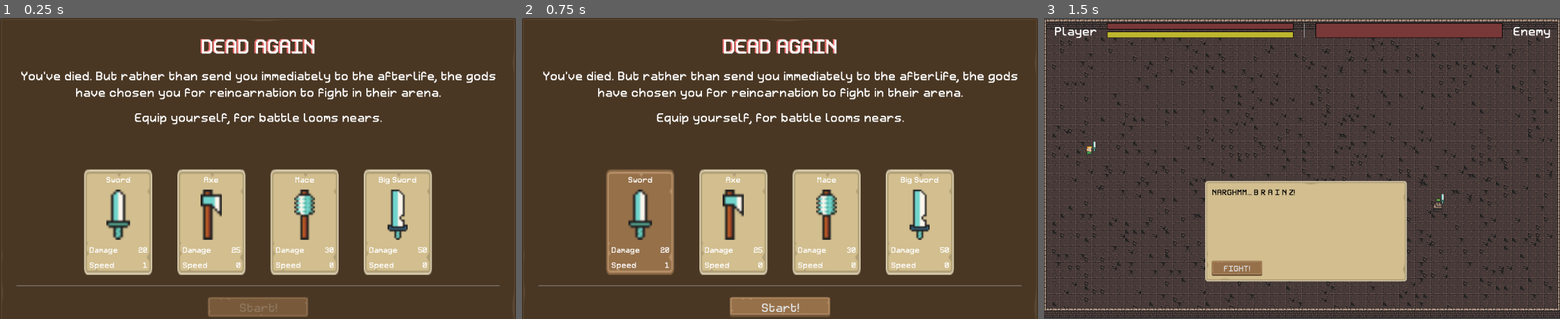
Above: before the commit, frames 1-3 (left to right).
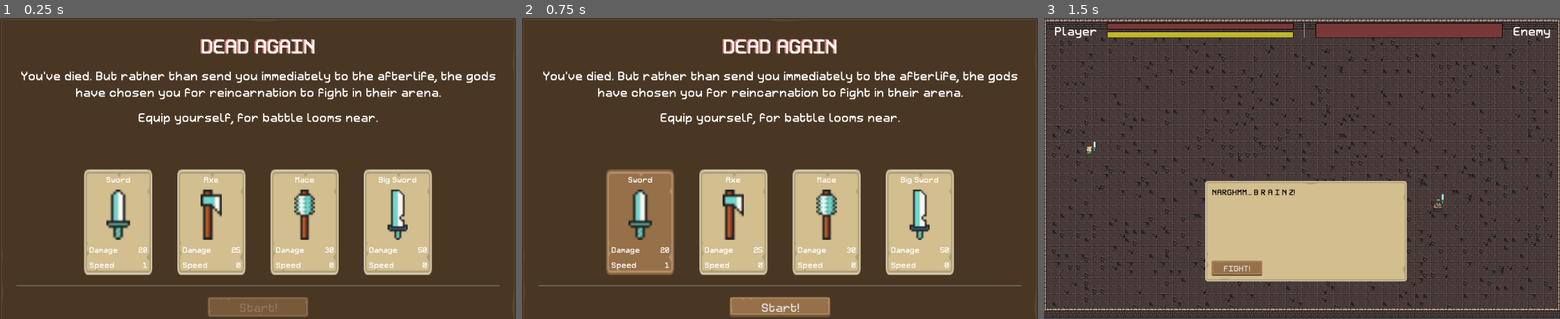
Above: after the commit, the same moments.

Repository: josephmbustamante/ludum-dare-45
Game: Godot game, scene res://Scenes/WeaponPickerScreen.tscn
Two runs of this game, one before a commit and one after it. Both use one fixed random seed, a clock stepped at 60 frames per second and the inputs below.
Inputs (mouse positions are in pixels of both pictures, inside the frame that each line leads up to):
- Up to frame 1 (0.25 s): no input
- Up to frame 2 (0.75 s): tap Enter at 0.5 s; move the mouse to (640, 222) at 0.52 s; hold Right (right) from 0.53 s (still down); click (640, 222) at 0.6 s
- Up to frame 3 (1.5 s): release Right (right) at 1.25 s; click "Start!" at 1.25 s

The runs differ from the first frame. In frame 1, 0.8% of the frame differs, in the area x 26-74%, y 31-36%; in frame 2, 0.8%; in frame 3, nothing differs.

Commit message:
Make dead enemies not collide

Diff:
--- a/Scenes/Enemies/BigDemon.tscn
+++ b/Scenes/Enemies/BigDemon.tscn
@@ -1,14 +1,14 @@
 [gd_scene load_steps=14 format=2]
 
 [ext_resource path="res://Scripts/Enemy.gd" type="Script" id=1]
-[ext_resource path="res://Assets/Sprites/big_demon_run_anim_f0.png" type="Texture" id=2]
-[ext_resource path="res://Assets/Sprites/big_demon_run_anim_f1.png" type="Texture" id=3]
-[ext_resource path="res://Assets/Sprites/big_demon_run_anim_f2.png" type="Texture" id=4]
-[ext_resource path="res://Assets/Sprites/big_demon_run_anim_f3.png" type="Texture" id=5]
-[ext_resource path="res://Assets/Sprites/big_demon_idle_anim_f0.png" type="Texture" id=6]
-[ext_resource path="res://Assets/Sprites/big_demon_idle_anim_f1.png" type="Texture" id=7]
-[ext_resource path="res://Assets/Sprites/big_demon_idle_anim_f2.png" type="Texture" id=8]
-[ext_resource path="res://Assets/Sprites/big_demon_idle_anim_f3.png" type="Texture" id=9]
+[ext_resource path="res://Assets/Sprites/big_demon_idle_anim_f0.png" type="Texture" id=2]
+[ext_resource path="res://Assets/Sprites/big_demon_idle_anim_f1.png" type="Texture" id=3]
+[ext_resource path="res://Assets/Sprites/big_demon_idle_anim_f2.png" type="Texture" id=4]
+[ext_resource path="res://Assets/Sprites/big_demon_idle_anim_f3.png" type="Texture" id=5]
+[ext_resource path="res://Assets/Sprites/big_demon_run_anim_f0.png" type="Texture" id=6]
+[ext_resource path="res://Assets/Sprites/big_demon_run_anim_f1.png" type="Texture" id=7]
+[ext_resource path="res://Assets/Sprites/big_demon_run_anim_f2.png" type="Texture" id=8]
+[ext_resource path="res://Assets/Sprites/big_demon_run_anim_f3.png" type="Texture" id=9]
 [ext_resource path="res://Scenes/Weapon.tscn" type="PackedScene" id=10]
 [ext_resource path="res://Resources/HitAnimation.tres" type="Animation" id=11]
 
@@ -16,12 +16,12 @@
 animations = [ {
 "frames": [ ExtResource( 2 ), ExtResource( 3 ), ExtResource( 4 ), ExtResource( 5 ) ],
 "loop": true,
-"name": "run",
+"name": "idle",
 "speed": 12.0
 }, {
 "frames": [ ExtResource( 6 ), ExtResource( 7 ), ExtResource( 8 ), ExtResource( 9 ) ],
 "loop": true,
-"name": "idle",
+"name": "run",
 "speed": 12.0
 } ]
 
--- a/Scenes/Enemies/BigZombie.tscn
+++ b/Scenes/Enemies/BigZombie.tscn
@@ -1,14 +1,14 @@
 [gd_scene load_steps=14 format=2]
 
 [ext_resource path="res://Scripts/Enemy.gd" type="Script" id=1]
-[ext_resource path="res://Assets/Sprites/big_zombie_run_anim_f0.png" type="Texture" id=2]
-[ext_resource path="res://Assets/Sprites/big_zombie_run_anim_f1.png" type="Texture" id=3]
-[ext_resource path="res://Assets/Sprites/big_zombie_run_anim_f2.png" type="Texture" id=4]
-[ext_resource path="res://Assets/Sprites/big_zombie_run_anim_f3.png" type="Texture" id=5]
-[ext_resource path="res://Assets/Sprites/big_zombie_idle_anim_f0.png" type="Texture" id=6]
-[ext_resource path="res://Assets/Sprites/big_zombie_idle_anim_f1.png" type="Texture" id=7]
-[ext_resource path="res://Assets/Sprites/big_zombie_idle_anim_f2.png" type="Texture" id=8]
-[ext_resource path="res://Assets/Sprites/big_zombie_idle_anim_f3.png" type="Texture" id=9]
+[ext_resource path="res://Assets/Sprites/big_zombie_idle_anim_f0.png" type="Texture" id=2]
+[ext_resource path="res://Assets/Sprites/big_zombie_idle_anim_f1.png" type="Texture" id=3]
+[ext_resource path="res://Assets/Sprites/big_zombie_idle_anim_f2.png" type="Texture" id=4]
+[ext_resource path="res://Assets/Sprites/big_zombie_idle_anim_f3.png" type="Texture" id=5]
+[ext_resource path="res://Assets/Sprites/big_zombie_run_anim_f0.png" type="Texture" id=6]
+[ext_resource path="res://Assets/Sprites/big_zombie_run_anim_f1.png" type="Texture" id=7]
+[ext_resource path="res://Assets/Sprites/big_zombie_run_anim_f2.png" type="Texture" id=8]
+[ext_resource path="res://Assets/Sprites/big_zombie_run_anim_f3.png" type="Texture" id=9]
 [ext_resource path="res://Scenes/Weapon.tscn" type="PackedScene" id=10]
 [ext_resource path="res://Resources/HitAnimation.tres" type="Animation" id=11]
 
@@ -16,12 +16,12 @@
 animations = [ {
 "frames": [ ExtResource( 2 ), ExtResource( 3 ), ExtResource( 4 ), ExtResource( 5 ) ],
 "loop": true,
-"name": "run",
+"name": "idle",
 "speed": 12.0
 }, {
 "frames": [ ExtResource( 6 ), ExtResource( 7 ), ExtResource( 8 ), ExtResource( 9 ) ],
 "loop": true,
-"name": "idle",
+"name": "run",
 "speed": 12.0
 } ]
 
--- a/Scenes/Enemies/Imp.tscn
+++ b/Scenes/Enemies/Imp.tscn
@@ -1,14 +1,14 @@
 [gd_scene load_steps=14 format=2]
 
 [ext_resource path="res://Scripts/Enemy.gd" type="Script" id=1]
-[ext_resource path="res://Assets/Sprites/imp_run_anim_f0.png" type="Texture" id=2]
-[ext_resource path="res://Assets/Sprites/imp_run_anim_f1.png" type="Texture" id=3]
-[ext_resource path="res://Assets/Sprites/imp_run_anim_f2.png" type="Texture" id=4]
-[ext_resource path="res://Assets/Sprites/imp_run_anim_f3.png" type="Texture" id=5]
-[ext_resource path="res://Assets/Sprites/imp_idle_anim_f0.png" type="Texture" id=6]
-[ext_resource path="res://Assets/Sprites/imp_idle_anim_f1.png" type="Texture" id=7]
-[ext_resource path="res://Assets/Sprites/imp_idle_anim_f2.png" type="Texture" id=8]
-[ext_resource path="res://Assets/Sprites/imp_idle_anim_f3.png" type="Texture" id=9]
+[ext_resource path="res://Assets/Sprites/imp_idle_anim_f0.png" type="Texture" id=2]
+[ext_resource path="res://Assets/Sprites/imp_idle_anim_f1.png" type="Texture" id=3]
+[ext_resource path="res://Assets/Sprites/imp_idle_anim_f2.png" type="Texture" id=4]
+[ext_resource path="res://Assets/Sprites/imp_idle_anim_f3.png" type="Texture" id=5]
+[ext_resource path="res://Assets/Sprites/imp_run_anim_f0.png" type="Texture" id=6]
+[ext_resource path="res://Assets/Sprites/imp_run_anim_f1.png" type="Texture" id=7]
+[ext_resource path="res://Assets/Sprites/imp_run_anim_f2.png" type="Texture" id=8]
+[ext_resource path="res://Assets/Sprites/imp_run_anim_f3.png" type="Texture" id=9]
 [ext_resource path="res://Scenes/Weapon.tscn" type="PackedScene" id=10]
 [ext_resource path="res://Resources/HitAnimation.tres" type="Animation" id=11]
 
@@ -16,12 +16,12 @@
 animations = [ {
 "frames": [ ExtResource( 2 ), ExtResource( 3 ), ExtResource( 4 ), ExtResource( 5 ) ],
 "loop": true,
-"name": "run",
+"name": "idle",
 "speed": 12.0
 }, {
 "frames": [ ExtResource( 6 ), ExtResource( 7 ), ExtResource( 8 ), ExtResource( 9 ) ],
 "loop": true,
-"name": "idle",
+"name": "run",
 "speed": 12.0
 } ]
 
--- a/Scenes/Enemies/Ogre.tscn
+++ b/Scenes/Enemies/Ogre.tscn
@@ -1,14 +1,14 @@
 [gd_scene load_steps=14 format=2]
 
 [ext_resource path="res://Scripts/Enemy.gd" type="Script" id=1]
-[ext_resource path="res://Assets/Sprites/ogre_run_anim_f0.png" type="Texture" id=2]
-[ext_resource path="res://Assets/Sprites/ogre_run_anim_f1.png" type="Texture" id=3]
-[ext_resource path="res://Assets/Sprites/ogre_run_anim_f2.png" type="Texture" id=4]
-[ext_resource path="res://Assets/Sprites/ogre_run_anim_f3.png" type="Texture" id=5]
-[ext_resource path="res://Assets/Sprites/ogre_idle_anim_f0.png" type="Texture" id=6]
-[ext_resource path="res://Assets/Sprites/ogre_idle_anim_f1.png" type="Texture" id=7]
-[ext_resource path="res://Assets/Sprites/ogre_idle_anim_f2.png" type="Texture" id=8]
-[ext_resource path="res://Assets/Sprites/ogre_idle_anim_f3.png" type="Texture" id=9]
+[ext_resource path="res://Assets/Sprites/ogre_idle_anim_f0.png" type="Texture" id=2]
+[ext_resource path="res://Assets/Sprites/ogre_idle_anim_f1.png" type="Texture" id=3]
+[ext_resource path="res://Assets/Sprites/ogre_idle_anim_f2.png" type="Texture" id=4]
+[ext_resource path="res://Assets/Sprites/ogre_idle_anim_f3.png" type="Texture" id=5]
+[ext_resource path="res://Assets/Sprites/ogre_run_anim_f0.png" type="Texture" id=6]
+[ext_resource path="res://Assets/Sprites/ogre_run_anim_f1.png" type="Texture" id=7]
+[ext_resource path="res://Assets/Sprites/ogre_run_anim_f2.png" type="Texture" id=8]
+[ext_resource path="res://Assets/Sprites/ogre_run_anim_f3.png" type="Texture" id=9]
 [ext_resource path="res://Scenes/Weapon.tscn" type="PackedScene" id=10]
 [ext_resource path="res://Resources/HitAnimation.tres" type="Animation" id=11]
 
@@ -16,12 +16,12 @@
 animations = [ {
 "frames": [ ExtResource( 2 ), ExtResource( 3 ), ExtResource( 4 ), ExtResource( 5 ) ],
 "loop": true,
-"name": "run",
+"name": "idle",
 "speed": 12.0
 }, {
 "frames": [ ExtResource( 6 ), ExtResource( 7 ), ExtResource( 8 ), ExtResource( 9 ) ],
 "loop": true,
-"name": "idle",
+"name": "run",
 "speed": 12.0
 } ]
 
--- a/Scenes/Enemies/Wizard.tscn
+++ b/Scenes/Enemies/Wizard.tscn
@@ -1,14 +1,14 @@
 [gd_scene load_steps=14 format=2]
 
 [ext_resource path="res://Scripts/Enemy.gd" type="Script" id=1]
-[ext_resource path="res://Assets/Sprites/wizzard_m_run_anim_f0.png" type="Texture" id=2]
-[ext_resource path="res://Assets/Sprites/wizzard_m_run_anim_f1.png" type="Texture" id=3]
-[ext_resource path="res://Assets/Sprites/wizzard_m_run_anim_f2.png" type="Texture" id=4]
-[ext_resource path="res://Assets/Sprites/wizzard_m_run_anim_f3.png" type="Texture" id=5]
-[ext_resource path="res://Assets/Sprites/wizzard_m_idle_anim_f0.png" type="Texture" id=6]
-[ext_resource path="res://Assets/Sprites/wizzard_m_idle_anim_f1.png" type="Texture" id=7]
-[ext_resource path="res://Assets/Sprites/wizzard_m_idle_anim_f2.png" type="Texture" id=8]
-[ext_resource path="res://Assets/Sprites/wizzard_m_idle_anim_f3.png" type="Texture" id=9]
+[ext_resource path="res://Assets/Sprites/wizzard_m_idle_anim_f0.png" type="Texture" id=2]
+[ext_resource path="res://Assets/Sprites/wizzard_m_idle_anim_f1.png" type="Texture" id=3]
+[ext_resource path="res://Assets/Sprites/wizzard_m_idle_anim_f2.png" type="Texture" id=4]
+[ext_resource path="res://Assets/Sprites/wizzard_m_idle_anim_f3.png" type="Texture" id=5]
+[ext_resource path="res://Assets/Sprites/wizzard_m_run_anim_f0.png" type="Texture" id=6]
+[ext_resource path="res://Assets/Sprites/wizzard_m_run_anim_f1.png" type="Texture" id=7]
+[ext_resource path="res://Assets/Sprites/wizzard_m_run_anim_f2.png" type="Texture" id=8]
+[ext_resource path="res://Assets/Sprites/wizzard_m_run_anim_f3.png" type="Texture" id=9]
 [ext_resource path="res://Scenes/Weapon.tscn" type="PackedScene" id=10]
 [ext_resource path="res://Resources/HitAnimation.tres" type="Animation" id=11]
 
@@ -16,12 +16,12 @@
 animations = [ {
 "frames": [ ExtResource( 2 ), ExtResource( 3 ), ExtResource( 4 ), ExtResource( 5 ) ],
 "loop": true,
-"name": "run",
+"name": "idle",
 "speed": 12.0
 }, {
 "frames": [ ExtResource( 6 ), ExtResource( 7 ), ExtResource( 8 ), ExtResource( 9 ) ],
 "loop": true,
-"name": "idle",
+"name": "run",
 "speed": 12.0
 } ]
 
--- a/Scenes/Main.tscn
+++ b/Scenes/Main.tscn
@@ -16,6 +16,7 @@
 current = true
 
 [node name="Ground" type="TileMap" parent="."]
+z_index = -1
 tile_set = ExtResource( 2 )
 cell_size = Vector2( 16, 16 )
 format = 1
--- a/Scenes/Player.tscn
+++ b/Scenes/Player.tscn
@@ -1,11 +1,11 @@
 [gd_scene load_steps=17 format=2]
 
 [ext_resource path="res://Scripts/Player.gd" type="Script" id=1]
-[ext_resource path="res://Assets/Sprites/elf_m_idle_anim_f0.png" type="Texture" id=2]
-[ext_resource path="res://Assets/Sprites/elf_m_idle_anim_f1.png" type="Texture" id=3]
-[ext_resource path="res://Assets/Sprites/elf_m_idle_anim_f2.png" type="Texture" id=4]
-[ext_resource path="res://Assets/Sprites/elf_m_idle_anim_f3.png" type="Texture" id=5]
-[ext_resource path="res://Assets/Sprites/elf_m_run_anim_f0.png" type="Texture" id=6]
+[ext_resource path="res://Assets/Sprites/elf_m_run_anim_f0.png" type="Texture" id=2]
+[ext_resource path="res://Assets/Sprites/elf_m_idle_anim_f0.png" type="Texture" id=3]
+[ext_resource path="res://Assets/Sprites/elf_m_idle_anim_f1.png" type="Texture" id=4]
+[ext_resource path="res://Assets/Sprites/elf_m_idle_anim_f2.png" type="Texture" id=5]
+[ext_resource path="res://Assets/Sprites/elf_m_idle_anim_f3.png" type="Texture" id=6]
 [ext_resource path="res://Assets/Sprites/elf_m_run_anim_f1.png" type="Texture" id=7]
 [ext_resource path="res://Assets/Sprites/elf_m_run_anim_f2.png" type="Texture" id=8]
 [ext_resource path="res://Assets/Sprites/elf_m_run_anim_f3.png" type="Texture" id=9]
@@ -14,17 +14,17 @@
 
 [sub_resource type="SpriteFrames" id=1]
 animations = [ {
-"frames": [ ExtResource( 2 ), ExtResource( 3 ), ExtResource( 4 ), ExtResource( 5 ) ],
+"frames": [ ExtResource( 2 ) ],
+"loop": true,
+"name": "hit",
+"speed": 12.0
+}, {
+"frames": [ ExtResource( 3 ), ExtResource( 4 ), ExtResource( 5 ), ExtResource( 6 ) ],
 "loop": true,
 "name": "idle",
 "speed": 12.0
 }, {
-"frames": [ ExtResource( 6 ) ],
-"loop": true,
-"name": "hit",
-"speed": 12.0
-}, {
-"frames": [ ExtResource( 6 ), ExtResource( 7 ), ExtResource( 8 ), ExtResource( 9 ) ],
+"frames": [ ExtResource( 2 ), ExtResource( 7 ), ExtResource( 8 ), ExtResource( 9 ) ],
 "loop": true,
 "name": "run",
 "speed": 12.0
--- a/Scenes/WeaponPickerScreen.tscn
+++ b/Scenes/WeaponPickerScreen.tscn
@@ -56,7 +56,7 @@
 margin_bottom = 191.0
 rect_min_size = Vector2( 600, 40 )
 custom_fonts/font = ExtResource( 4 )
-text = "Equip yourself, for battle looms nears."
+text = "Equip yourself, for battle looms near."
 align = 1
 autowrap = true
 
--- a/Scripts/Enemy.gd
+++ b/Scripts/Enemy.gd
@@ -96,8 +96,15 @@
 	# health is the health for all enemies, so this will only
 	# get hit if every enemy is dead
 	if health <= 0:
+		die()
+
+func die():
 		$CollisionShape2D.disabled = true
+		collision_layer = 0
+		collision_mask = 0
+		z_index = -1
 		$Weapon.hide()
 		$AnimatedSprite.rotation = -90
 		$AnimatedSprite.playing = false
+		modulate = Color.darkgray
 		enemy_defeated = true
